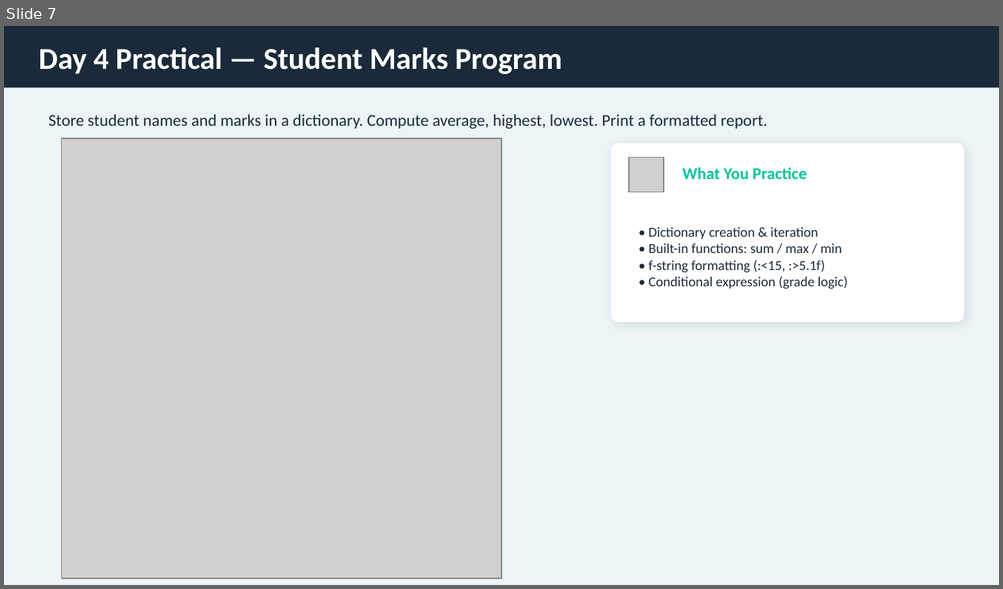
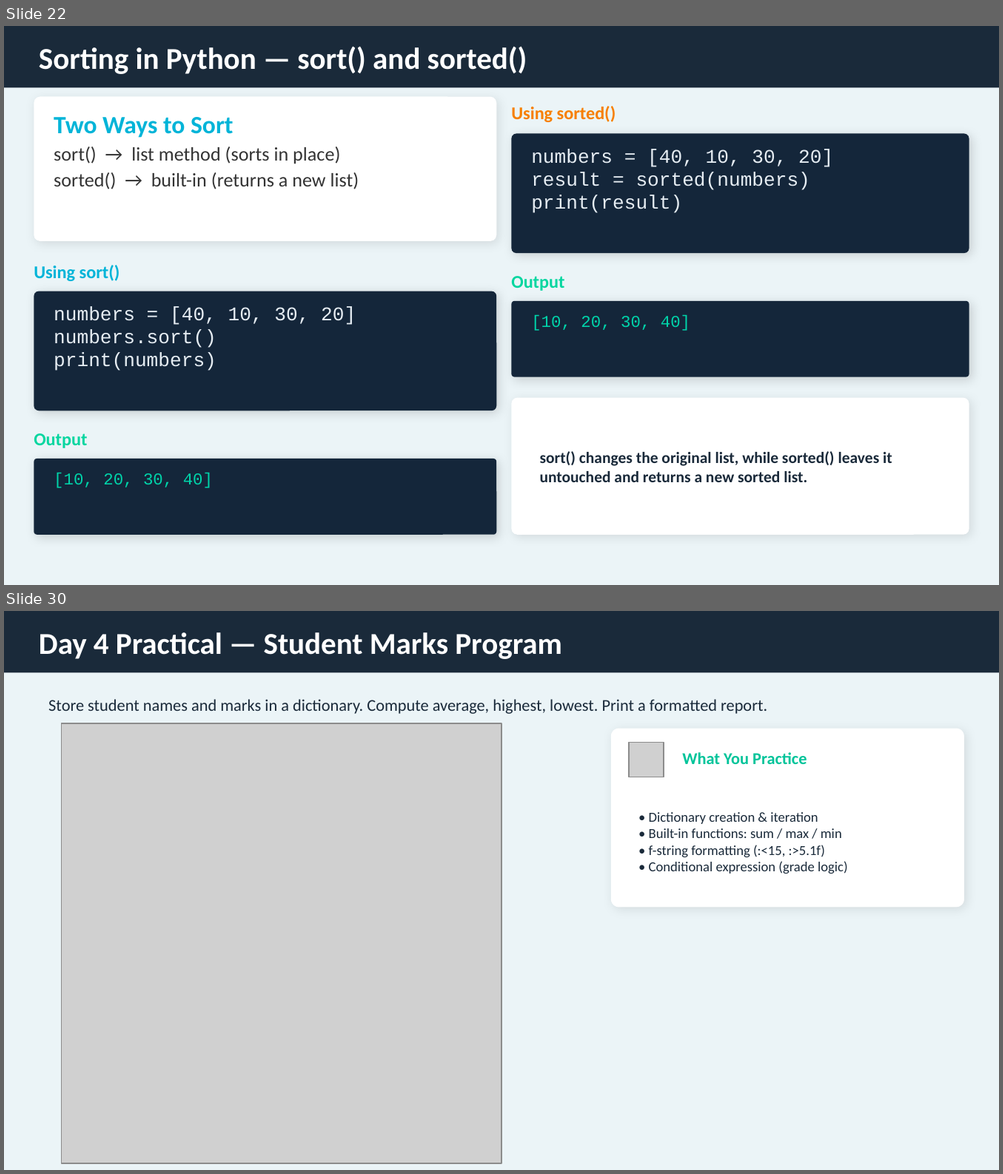
Before and after one commit to GursimranjeetSingh/2b-Academy, a slide deck: Presentations/Week2_Python_Bootcamp.pptx. Shown one above the other, each under a label of ours: slide 7 before the commit, slides 22 and 30 after it; the slides between them are not shown. The pictures are 1003x589 and 1003x1174 pixels, drawn with LibreOffice and Linux fonts; fonts in the diff are those of the drawing; grey boxes stand for pictures. Boxes give left, top, right and bottom in pixels: in the first picture for what was removed or moved away, otherwise in the second. Text is boxed around its words. In the diff, an @@ line names an element or a change of style, - is before the commit and + after.

```diff
--- a/Presentations/Week2_Python_Bootcamp.pptx
+++ b/Presentations/Week2_Python_Bootcamp.pptx
@@ slide 22 added at <box>4,26,999,585</box>, background #EBF4F7 @@
@@ rectangle added at <box>4,26,999,87</box>, fill #1A2A3A @@
@@ text added at <box>39,46,527,74</box>, 22 pt, text #FFFFFF, bold @@
+Sorting in Python — sort() and sorted()
@@ rounded rectangle added at <box>34,96,496,241</box>, fill #FFFFFF @@
@@ text added at <box>511,106,616,122</box>, 13 pt, text #F77F00, bold @@
+Using sorted()
@@ text added at <box>54,117,359,190</box>, 14 pt, text #333333 @@
+Two Ways to Sort
+sort() → list method (sorts in place)
+sorted() → built-in (returns a new list)
@@ rounded rectangle added at <box>511,133,969,252</box>, fill #14263A @@
@@ text added at <box>531,149,833,213</box>, 14 pt, text #E6EDF3 @@
+numbers = [40, 10, 30, 20]
+result = sorted(numbers)
+print(result)
@@ text added at <box>34,265,120,281</box>, 13 pt, text #00B4D8, bold @@
+Using sort()
@@ rounded rectangle added at <box>34,292,496,411</box>, fill #14263A @@
@@ text added at <box>511,276,564,291</box>, 13 pt, text #06D6A0, bold @@
+Output
@@ text added at <box>54,306,356,371</box>, 14 pt, text #E6EDF3 @@
+numbers = [40, 10, 30, 20]
+numbers.sort()
+print(numbers)
@@ rounded rectangle added at <box>511,301,969,378</box>, fill #14263A @@
@@ text added at <box>531,315,690,331</box>, 12 pt, text #00D4AA @@
+[10, 20, 30, 40]
@@ rounded rectangle added at <box>511,398,969,535</box>, fill #FFFFFF @@
@@ text added at <box>34,434,87,449</box>, 13 pt, text #06D6A0, bold @@
+Output
@@ rounded rectangle added at <box>34,459,496,535</box>, fill #14263A @@
@@ text added at <box>540,452,892,483</box>, 11.5 pt, text #1A2A3A, bold @@
+sort() changes the original list, while sorted() leaves it untouched and returns a new sorted list.
@@ text added at <box>54,473,213,488</box>, 12 pt, text #00D4AA @@
+[10, 20, 30, 40]
@@ what was slide 7 is now slide 30 @@
```
Also in this commit, not shown: 14 slides changed, 55 other slides added, 3 slides removed, 1 other file.
